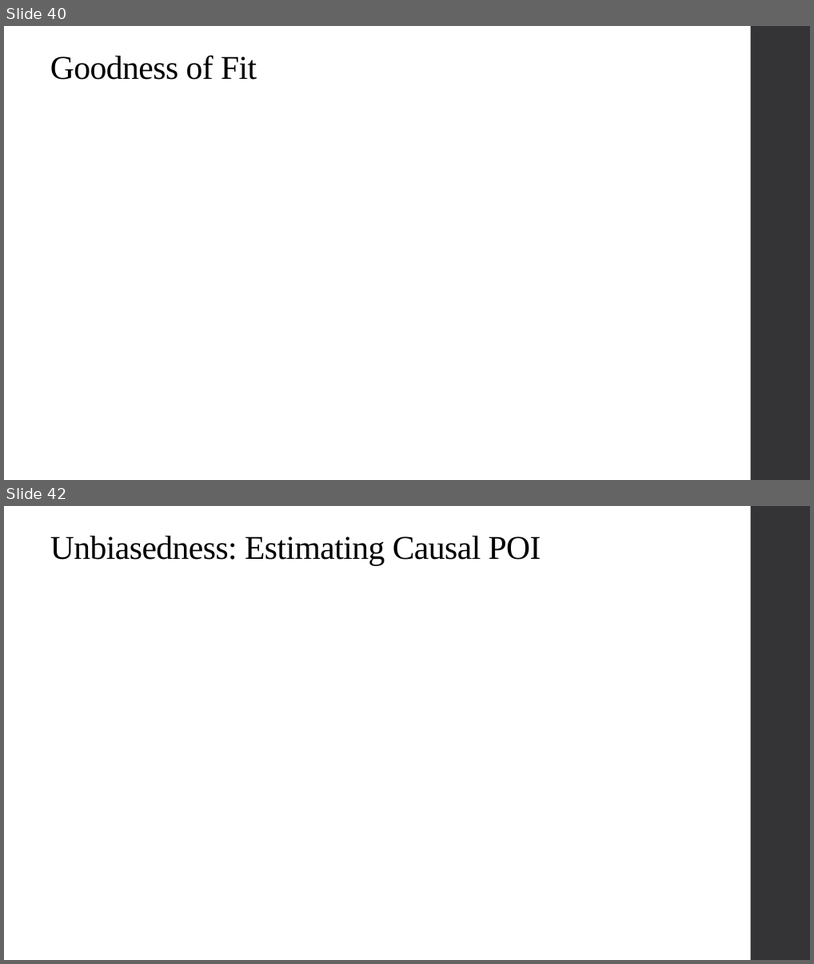
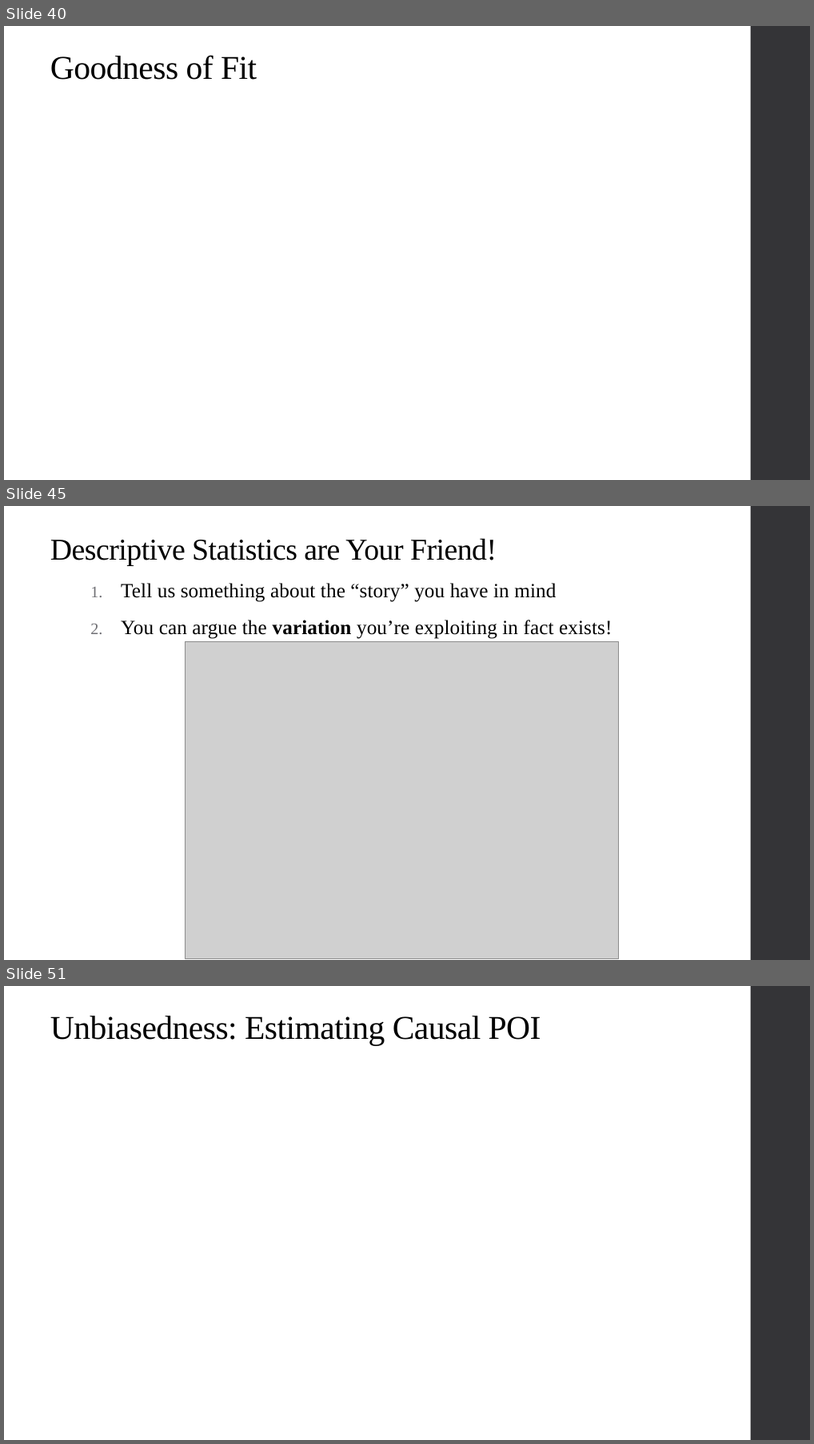
Before and after one commit to alex-hoagland/HAD5744, a slide deck: Lecture02_UnivariateOLS/Lecture2_OLS.pptx. Shown one above the other, each under a label of ours: slides 40 and 42 before the commit, slides 40, 45 and 51 after it; the slides between them are not shown. The pictures are 814x964 and 814x1444 pixels, drawn with LibreOffice and Linux fonts; fonts in the diff are those of the drawing; grey boxes stand for pictures. Boxes give left, top, right and bottom in pixels: in the first picture for what was removed or moved away, otherwise in the second. Text is boxed around its words. In the diff, an @@ line names an element or a change of style, - is before the commit and + after.

```diff
--- a/Lecture02_UnivariateOLS/Lecture2_OLS.pptx
+++ b/Lecture02_UnivariateOLS/Lecture2_OLS.pptx
@@ slide 45 added at <box>4,506,810,960</box>, background #FFFFFF; not listed: 1 template element that a slide beside it also shows @@
@@ title added at <box>50,538,497,566</box>, 36 pt, text #000000 @@
+Descriptive Statistics are Your Friend!
@@ text added at <box>121,583,612,639</box>, 24 pt, text #000000 @@
+1. Tell us something about the “story” you have in mind
+2. You can argue the variation you’re exploiting in fact exists!
@@ picture added at <box>186,641,619,959</box> @@
@@ what was slide 42 is now slide 51 @@
```
Also in this commit, not shown: 4 slides changed, 26 other slides added, 1 slide removed, 5 other files.
